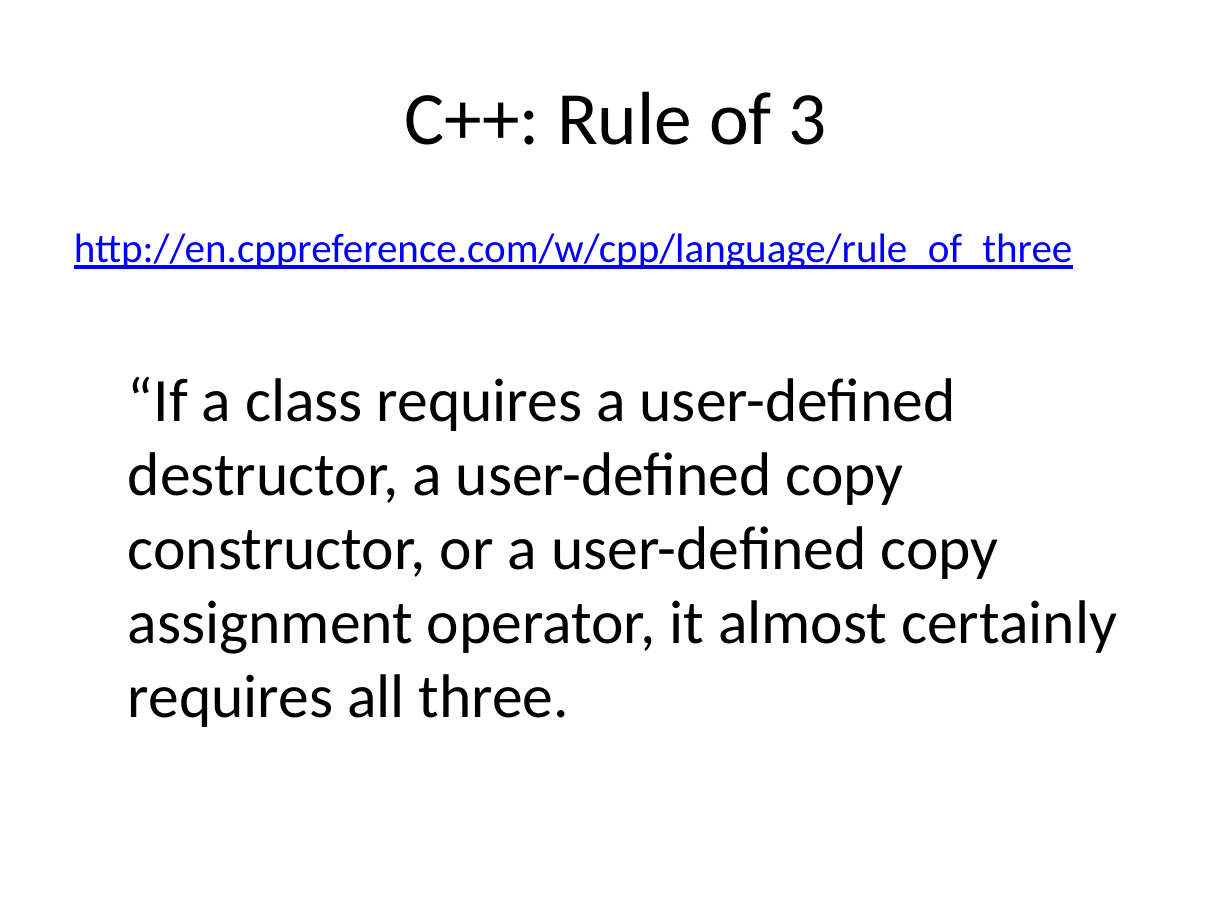
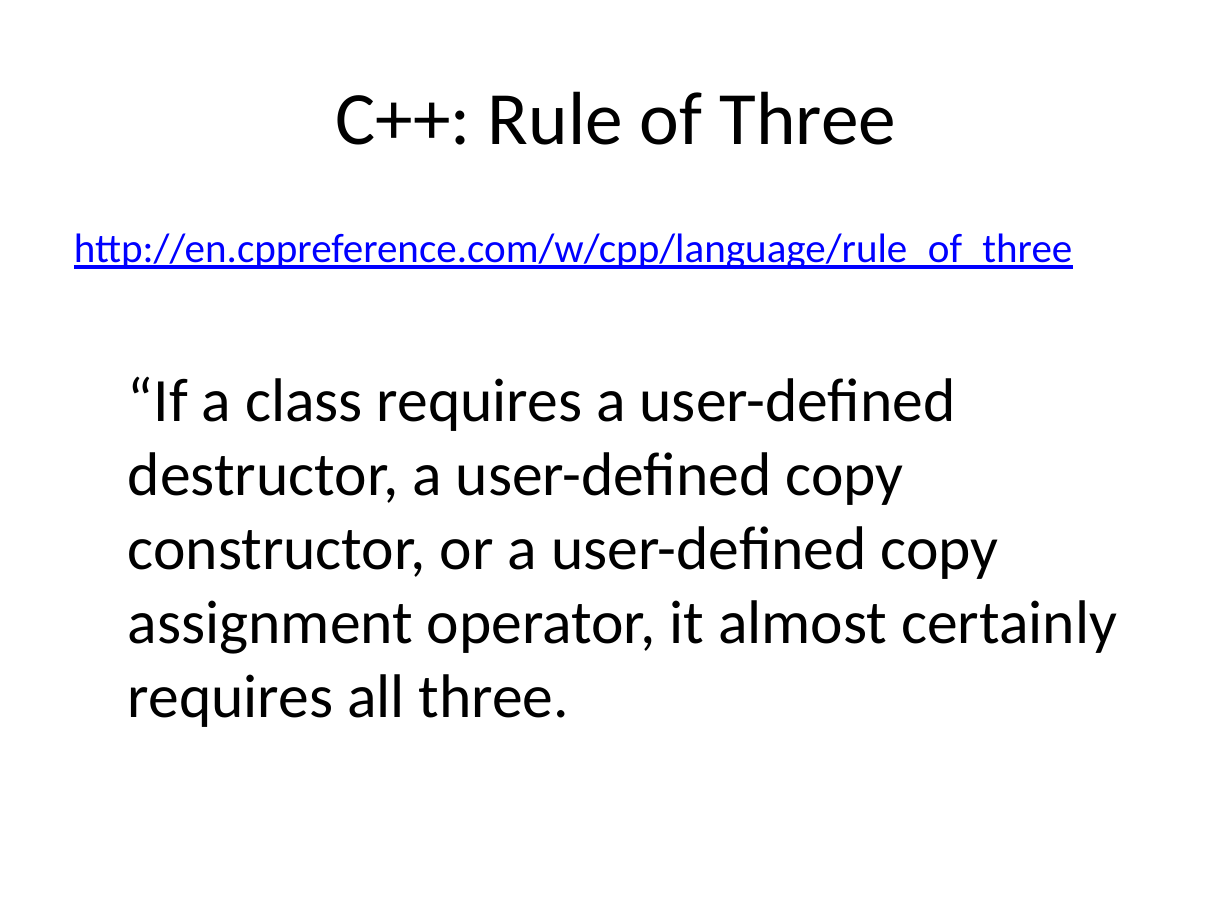
Before and after one commit to fellmad/FunWithCpp11, a slide deck: slide 37 of doc/Fun_with_C++11.pptx (slide 35 before the commit). Drawn at 1232x924 pixels with LibreOffice and Linux fonts; fonts in the diff are those of the drawing. Boxes give left, top, right and bottom in pixels: in the first picture for what was removed or moved away, otherwise in the second. Text is boxed around its words. In the diff, an @@ line names an element or a change of style, - is before the commit and + after.

```diff
--- a/doc/Fun_with_C++11.pptx
+++ b/doc/Fun_with_C++11.pptx
@@ title at bbox=[335, 91, 896, 145]: text changed @@
-C++: Rule of 3
+C++: Rule of Three
```
Also in this commit, not shown: 12 other slides changed, 3 slides added, 1 slide removed.
